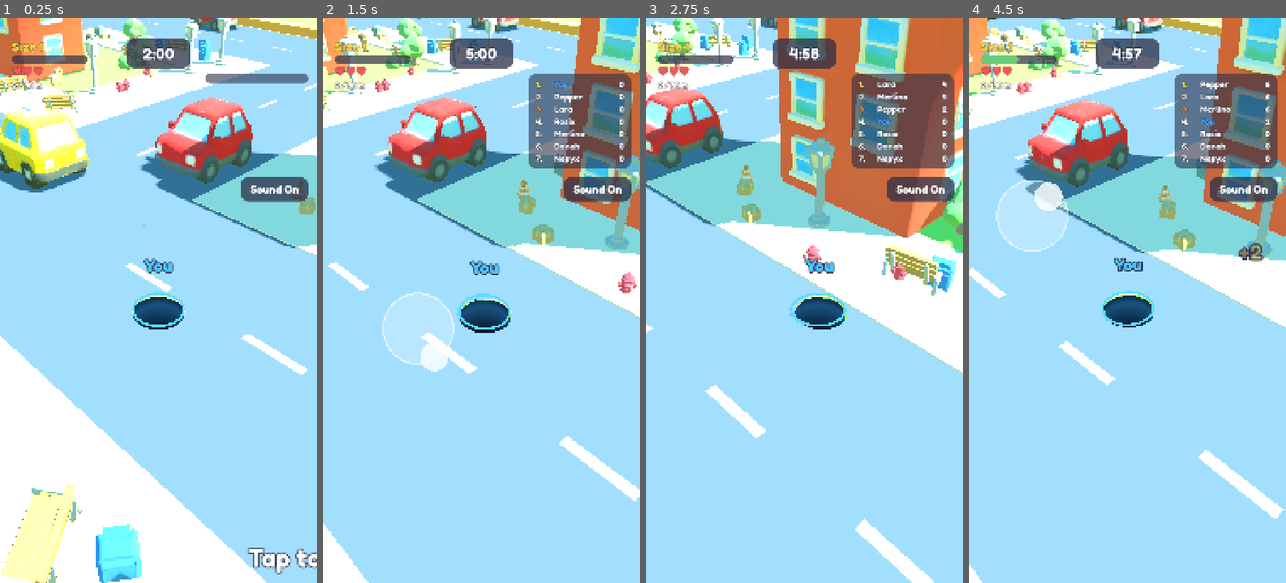
Above: before the commit, frames 1-4 (left to right).
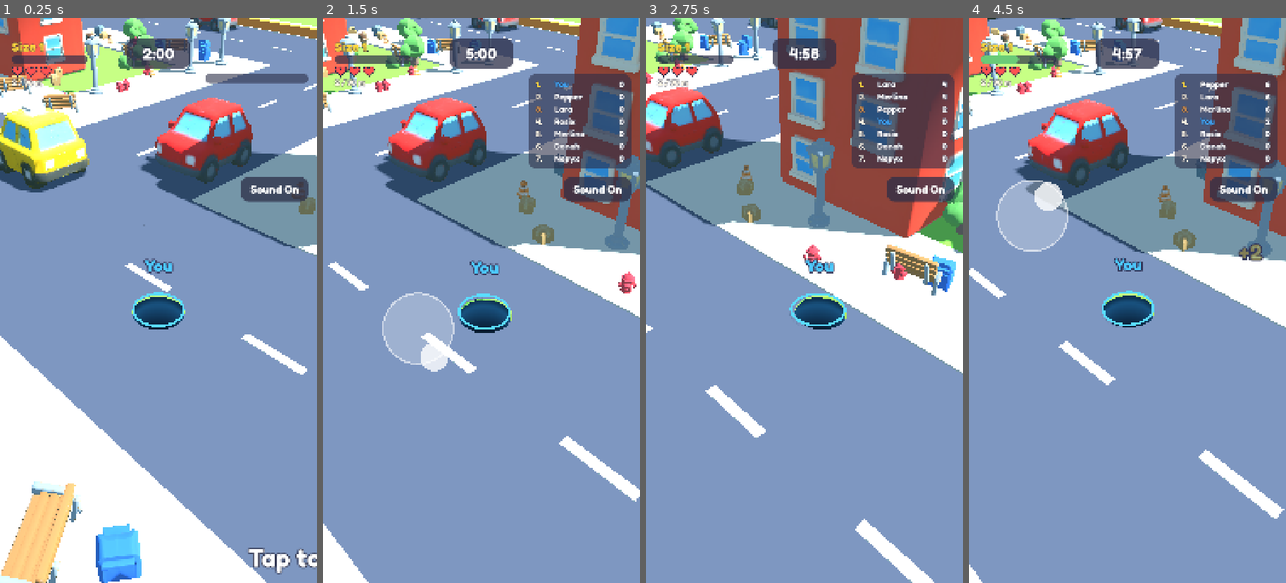
Above: after the commit, the same moments.

Repository: mikiagent/hungry-hole
Game: Godot game, scene res://scenes/main.tscn
The game is run twice, just before and just after one commit, with the same random seed, the same clock (stepped at 60 frames per second) and the same inputs.
Inputs (mouse positions are in pixels of both pictures, inside the frame that each line leads up to):
- Up to frame 1 (0.25 s): no input
- Up to frame 2 (1.5 s): tap Enter at 0.5 s; move the mouse to (551, 272) at 0.52 s; hold D (move_right) 0.53-1.25 s; hold Space (start) 0.53-1.25 s; click (551, 272) at 0.67 s; drag from (418, 328) to (465, 413) at 1.27 s
- Up to frame 3 (2.75 s): move the mouse to (836, 176) at 2.02 s; hold D (move_right) from 2.03 s (still down); hold Space (start) from 2.03 s (still down)
- Up to frame 4 (4.5 s): release D (move_right) at 2.75 s; release Space (start) at 2.75 s; drag from (1111, 413) to (1032, 215) at 2.77 s; move the mouse to (1222, 385) at 3.52 s; hold A (move_left) 3.53-4.25 s; hold Space (start) 3.53-4.25 s; drag from (1032, 215) to (1079, 159) at 4.27 s

The runs differ from the first frame. In frame 1, 76% of the frame differs, in the area x 0-100%, y 0-100%; in frame 2, 86%; in frame 3, 82%; in frame 4, 86%.

Commit message:
Web build: export preset, Compatibility lighting, lighter city on web, drawn hearts, volume slider
- Web export preset (single-threaded wasm, no COOP/COEP headers needed), ETC2/ASTC import for mobile browsers
- Compatibility renderer: fixed ambient colour and weaker sun so flat surfaces match Forward+
- Browser builds keep half the small-prop tiles; physics at zone 2 drops from ~30 ms to ~15 ms per frame
- Lives hearts drawn as shapes (no glyph fallback font on the web)
- Pause menu volume slider (saved, default 40%); project setting game/audio/sound_on_by_default
- Browser builds read debug flags from the URL query

Co-Authored-By: Claude Opus 5.5 <noreply@anthropic.com>

Diff:
--- a/autoload/audio_manager.gd
+++ b/autoload/audio_manager.gd
@@ -30,8 +30,18 @@
 			_streams[tag] = load(final_path)
 
 ## Sound on/off is the saved "sound" setting; it mutes the whole Master bus (effects and any future music).
+## A first launch (nothing saved) uses the project setting game/audio/sound_on_by_default: off while testing, on for releases.
 func is_sound_on() -> bool:
-	return bool(SaveData.get_setting("sound", true))
+	return bool(SaveData.get_setting("sound", ProjectSettings.get_setting("game/audio/sound_on_by_default", true)))
+
+## Master volume, 0..1, saved as the "volume" setting.
+const DEFAULT_VOLUME := 0.4
+func get_volume() -> float:
+	return clampf(float(SaveData.get_setting("volume", DEFAULT_VOLUME)), 0.0, 1.0)
+
+func set_volume(v: float) -> void:
+	SaveData.set_setting("volume", clampf(v, 0.0, 1.0))
+	_apply_mute()
 
 func set_sound(on: bool) -> void:
 	SaveData.set_setting("sound", on)
@@ -39,7 +49,9 @@
 	sound_changed.emit(on)
 
 func _apply_mute() -> void:
-	AudioServer.set_bus_mute(AudioServer.get_bus_index("Master"), _session_mute or not is_sound_on())
+	var bus := AudioServer.get_bus_index("Master")
+	AudioServer.set_bus_mute(bus, _session_mute or not is_sound_on() or get_volume() <= 0.0)
+	AudioServer.set_bus_volume_db(bus, linear_to_db(maxf(get_volume(), 0.001)))
 
 func play(tag: String, pitch_jitter: float = 0.1) -> void:
 	if _session_mute or not is_sound_on():
--- a/project.godot
+++ b/project.godot
@@ -12,6 +12,10 @@
 Events="*res://autoload/events.gd"
 SaveData="*res://autoload/save_data.gd"
 AudioManager="*res://autoload/audio_manager.gd"
+
+[game]
+
+audio/sound_on_by_default=true
 
 [gui]
 
@@ -104,6 +108,8 @@
 3d/default_gravity=80.0
 
 [rendering]
+
+textures/vram_compression/import_etc2_astc=true
 lights_and_shadows/directional_shadow/size=2048
 lights_and_shadows/directional_shadow/soft_shadow_filter_quality=1
 anti_aliasing/quality/msaa_3d=2
--- a/scripts/city_generator.gd
+++ b/scripts/city_generator.gd
@@ -34,6 +34,7 @@
 const ZONE_EDGES := [0.4, 0.7, 1.0]
 const UNLOCK_FRACTION := 0.3
 const TILES_PER_FRAME := 220
+const WEB_PROP_KEEP := 0.5   # share of small-prop tiles kept on the web
 signal zone_unlocked(index: int, rect: Rect2)
 var zone_index := 0
 var eaten_count := 0
@@ -307,6 +308,9 @@
 	var cx := tiles_x / 2; var cz := tiles_z / 2
 	var p := _tile_pos(key.x, key.y)
 	var kind: String = _tile_kind[key]
+	# Browser builds step physics single-threaded in wasm, so they skip a share of the small-prop tiles (buildings and cars stay).
+	var building_tile: bool = kind == "block" and (key.x % block_tiles) % 2 == 1 and (key.y % block_tiles) % 2 == 1
+	if OS.has_feature("web") and kind != "road" and not building_tile and _rng.randf() > WEB_PROP_KEEP: return
 	var nx: float = absf(key.x - cx) / float(tiles_x / 2); var nz: float = absf(key.y - cz) / float(tiles_z / 2)
 	var zone: float = maxf(nx, nz)
 	var downtown: bool = zone < 0.12
--- a/scripts/hud.gd
+++ b/scripts/hud.gd
@@ -14,7 +14,7 @@
 var _joy_active := false; var _joy_origin := Vector2.ZERO; var _joy_cur := Vector2.ZERO
 var _camera: Camera3D
 var _killer_name := ""
-var _lives_label: Label
+var _lives_label: Hearts
 var _goal_label: Label
 var _respawn_label: Label
 var _respawn_at := 0.0
@@ -68,7 +68,7 @@
 	var bg := StyleBoxFlat.new(); bg.bg_color = Color(0.17, 0.18, 0.28, 0.7); bg.set_corner_radius_all(13)
 	var fg := StyleBoxFlat.new(); fg.bg_color = Color("6BCB77"); fg.set_corner_radius_all(13)
 	_xp_bar.add_theme_stylebox_override("background", bg); _xp_bar.add_theme_stylebox_override("fill", fg); sp.add_child(_xp_bar)
-	_lives_label = Label.new(); _style_label(_lives_label, 40, Color("FF5252")); sp.add_child(_lives_label)
+	_lives_label = Hearts.new(); sp.add_child(_lives_label)
 	_goal_label = Label.new(); _style_label(_goal_label, 28, Color("FFF8E7")); sp.add_child(_goal_label)
 	_respawn_label = Label.new(); _respawn_label.set_anchors_preset(Control.PRESET_CENTER); _respawn_label.position = Vector2(0, 760); _respawn_label.size = Vector2(1080, 140)
 	_respawn_label.horizontal_alignment = HORIZONTAL_ALIGNMENT_CENTER; _style_label(_respawn_label, 80, Color("FFD93D")); _respawn_label.visible = false; root.add_child(_respawn_label)
@@ -96,9 +96,17 @@
 	_pause_panel.process_mode = Node.PROCESS_MODE_ALWAYS; root.add_child(_pause_panel)
 	var pv := VBoxContainer.new(); pv.add_theme_constant_override("separation", 24); _pause_panel.add_child(pv)
 	var pt := Label.new(); pt.text = tr("TXT_PAUSED"); pt.horizontal_alignment = HORIZONTAL_ALIGNMENT_CENTER; _style_label(pt, 72, Color("FF9A01")); pv.add_child(pt)
-	var snd := CheckButton.new(); snd.text = tr("TXT_SOUND"); snd.button_pressed = SaveData.get_setting("sound", true); snd.add_theme_font_size_override("font_size", 44); snd.add_theme_color_override("font_color", Color("2C2F48"))
+	var snd := CheckButton.new(); snd.text = tr("TXT_SOUND"); snd.button_pressed = AudioManager.is_sound_on(); snd.add_theme_font_size_override("font_size", 44); snd.add_theme_color_override("font_color", Color("2C2F48"))
 	snd.toggled.connect(func(on): if on != AudioManager.is_sound_on(): AudioManager.set_sound(on)); pv.add_child(snd)
 	AudioManager.sound_changed.connect(func(on): snd.set_pressed_no_signal(on))
+	var vrow := HBoxContainer.new(); vrow.add_theme_constant_override("separation", 20); pv.add_child(vrow)
+	var vl := Label.new(); vl.text = tr("TXT_VOLUME"); _style_label(vl, 44, Color("2C2F48")); vrow.add_child(vl)
+	var vol := HSlider.new(); vol.min_value = 0.0; vol.max_value = 1.0; vol.step = 0.05; vol.value = AudioManager.get_volume()
+	vol.size_flags_horizontal = Control.SIZE_EXPAND_FILL; vol.size_flags_vertical = Control.SIZE_SHRINK_CENTER; vol.custom_minimum_size = Vector2(0, 60)
+	var track := StyleBoxFlat.new(); track.bg_color = Color("D9D2C5"); track.set_corner_radius_all(10); track.content_margin_top = 10; track.content_margin_bottom = 10
+	var fill := track.duplicate(); fill.bg_color = Color("FF9A01")
+	vol.add_theme_stylebox_override("slider", track); vol.add_theme_stylebox_override("grabber_area", fill); vol.add_theme_stylebox_override("grabber_area_highlight", fill)
+	vol.value_changed.connect(func(v): AudioManager.set_volume(v)); vrow.add_child(vol)
 	# always-visible sound toggle under the leaderboard
 	var sb := Button.new(); sb.focus_mode = Control.FOCUS_NONE; sb.position = Vector2(820, 540); sb.custom_minimum_size = Vector2(230, 84)
 	sb.add_theme_font_size_override("font_size", 38); sb.add_theme_color_override("font_color", Color.WHITE); sb.add_theme_color_override("font_hover_color", Color.WHITE)
@@ -149,11 +157,11 @@
 	_size_label.text = tr("TXT_GAME_LEVEL") % level
 
 func _refresh_lives() -> void:
-	if _lives_label: _lives_label.text = "♥".repeat(maxi(player.lives, 0)) + "♡".repeat(maxi(match_ref.params.lives - player.lives, 0))
+	if _lives_label: _lives_label.set_lives(maxi(player.lives, 0), match_ref.params.lives)
 
 func _process(_d: float) -> void:
 	if player: _xp_bar.value = player.balance.level_progress(player.xp, player.level)
-	if _lives_label and _lives_label.text == "": _refresh_lives()
+	if _lives_label and _lives_label.total == 0: _refresh_lives()
 	if _goal_label: _goal_label.text = "%.0f / %d m" % [player.size, int(match_ref.params.win_diameter)]
 	var left := _respawn_at - Time.get_ticks_msec() / 1000.0
 	_respawn_label.visible = player.is_dead and player.lives > 0 and left > 0.0
@@ -214,3 +222,32 @@
 	var best := Label.new(); best.text = tr("TXT_BEST") % SaveData.get_best_score(match_ref.params.mode_id); best.horizontal_alignment = HORIZONTAL_ALIGNMENT_CENTER; _style_label(best, 32, Color("2C3E50")); v.add_child(best)
 	var hint := Label.new(); hint.text = tr("TXT_TAP_CONTINUE"); hint.horizontal_alignment = HORIZONTAL_ALIGNMENT_CENTER; _style_label(hint, 36, Color("FF9A01")); v.add_child(hint)
 	_gameover.visible = true
+
+
+## Lives drawn as heart shapes; a ♥ glyph needs a system font fallback, which browser builds don't have.
+class Hearts extends Control:
+	const SIZE := 40.0
+	const GAP := 8.0
+	var full := 0
+	var total := 0
+	var _shape := PackedVector2Array()
+
+	func _init() -> void:
+		for i in 32:   # classic heart curve, scaled to SIZE
+			var t := TAU * i / 32.0
+			var x := 16.0 * pow(sin(t), 3)
+			var y := -(13.0 * cos(t) - 5.0 * cos(2.0 * t) - 2.0 * cos(3.0 * t) - cos(4.0 * t))
+			_shape.append(Vector2(x, y + 2.0) * (SIZE / 34.0) + Vector2(SIZE / 2.0, SIZE / 2.0))
+
+	func set_lives(f: int, t: int) -> void:
+		full = f; total = t
+		custom_minimum_size = Vector2(total * (SIZE + GAP), SIZE)
+		queue_redraw()
+
+	func _draw() -> void:
+		for i in total:
+			var pts := PackedVector2Array()
+			for p in _shape: pts.append(p + Vector2(i * (SIZE + GAP), 0))
+			if i < full: draw_colored_polygon(pts, Color("FF5252"))
+			var outline := pts.duplicate(); outline.append(pts[0])
+			draw_polyline(outline, Color("2C2F48") if i < full else Color("FF5252"), 3.0, true)
--- a/scripts/main.gd
+++ b/scripts/main.gd
@@ -116,7 +116,12 @@
 		_start()
 
 func _parse_args() -> void:
-	for a in OS.get_cmdline_user_args():
+	var args := OS.get_cmdline_user_args()
+	if OS.has_feature("web"):   # browser builds take the same flags from the URL: index.html?autoplay&trace
+		var q = JavaScriptBridge.eval("location.search")
+		if q is String and q.length() > 1:
+			for part in q.substr(1).split("&", false): args.append("--" + part.uri_decode())
+	for a in args:
 		if a.begins_with("--screenshot="): _screenshot_path = a.substr(13)
 		if a.begins_with("--quit-after="): _auto_quit = float(a.substr(13))
 		if a == "--autoplay": _autoplay = true
@@ -139,6 +144,11 @@
 	e.ambient_light_source = Environment.AMBIENT_SOURCE_SKY; e.ambient_light_energy = 0.9
 	e.fog_enabled = true; e.fog_mode = Environment.FOG_MODE_DEPTH; e.fog_light_color = Color("CDEFFF"); e.fog_depth_begin = 300.0; e.fog_depth_end = 1200.0; e.fog_density = 0.6; e.fog_sky_affect = 0.0
 	e.tonemap_mode = Environment.TONE_MAPPER_FILMIC
+	if RenderingServer.get_current_rendering_method() == "gl_compatibility":
+		# Compatibility (web) ignores the sky ambient energy and floods flat surfaces with sky blue, and its sun reads brighter;
+		# a fixed ambient colour and a weaker sun match the Forward+ look.
+		e.ambient_light_source = Environment.AMBIENT_SOURCE_COLOR; e.ambient_light_color = Color("9CC8F0"); e.ambient_light_energy = 0.45
+		sun.light_energy = 0.6
 	env.environment = e; add_child(env)
 
 func _start() -> void:
@@ -246,7 +256,7 @@
 						elif b.target is FallingObject: tgt = "obj"
 						elif b.target is Hole: tgt = "hole"
 				parts.append("%s L%d xp=%d %s lives=%d %s" % [h.display_name, h.level, h.xp, h.xp_log, h.lives, tgt])
-			print("[trace] t=%.0f fps=%d eatables=%d | %s" % [match_node.params.duration_seconds - match_node.time_left, Engine.get_frames_per_second(), match_node.eatables_snapshot().size(), " ; ".join(parts)])
+			print("[trace] t=%.0f fps=%d cpu=%.1f+%.1f ms eatables=%d | %s" % [match_node.params.duration_seconds - match_node.time_left, Engine.get_frames_per_second(), Performance.get_monitor(Performance.TIME_PROCESS) * 1000.0, Performance.get_monitor(Performance.TIME_PHYSICS_PROCESS) * 1000.0, match_node.eatables_snapshot().size(), " ; ".join(parts)])
 	if _diag and state == State.PLAYING: _diag_tick(delta)
 	city.update_hole_uniforms(match_node.holes)
 	for h in match_node.holes: h.update_occluders(match_node.holes)
--- a/translations/strings.csv
+++ b/translations/strings.csv
@@ -15,6 +15,7 @@
 TXT_SOUND,Sound
 TXT_SOUND_ON,Sound On
 TXT_SOUND_OFF,Sound Off
+TXT_VOLUME,Volume
 TXT_BEST,Best: %d
 TXT_TIP_0,A hole can swallow a smaller hole
 TXT_TIP_1,Bigger things give more points
Not shown, added: docs/cover.png.import
Not shown, added: export_presets.cfg
Binary file changed: translations/strings.en.translation
Not shown, changed: .gitignore
Not shown, changed: README.md
